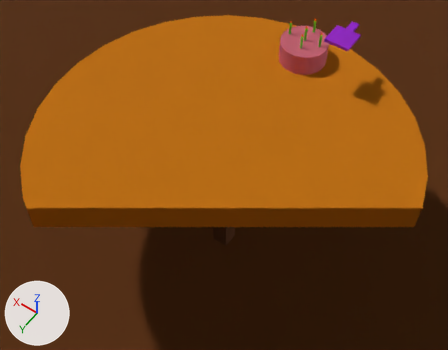
One commit to the glTF model assets/birthday.glb: the scene before it, then after it.
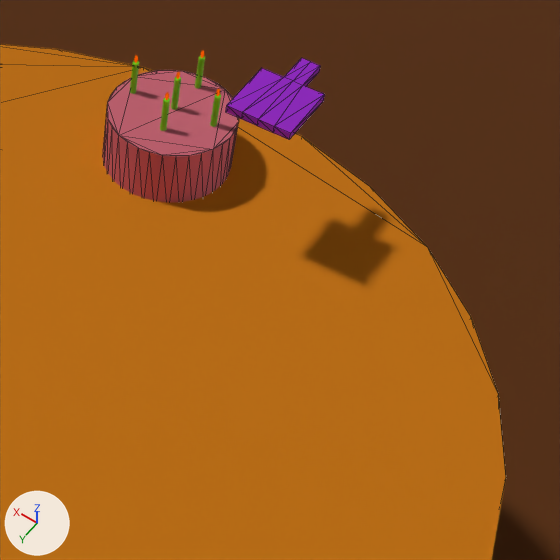
Each version is shown from a 50 mm camera at (-1.788, 2.502, 5.06) aimed at (-0.111, 0.155, 1.37), then close up on the part from 54% to 100% of the width and 0% to 59% of the height. The lights are fixed; the arrows at lower left show +X, +Y and +Z. The close-ups show mesh edges as thin lines. Everything nearer to the camera than a plane just in front of the edit is cut away. Where no turn or scale is listed for an object, it has been applied to the vertices.

Names of what the first close-up shows: 'Cake', 'Cube.002', 'Paddle', 'Table'.
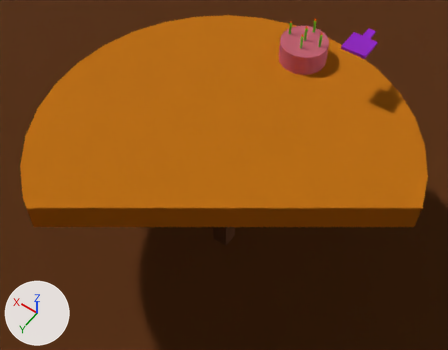
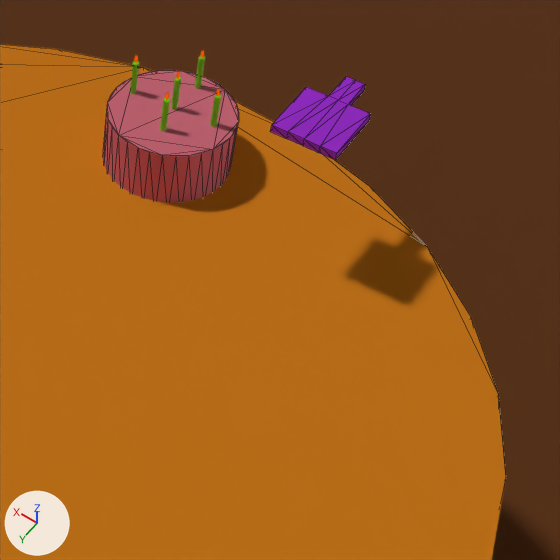
Pixel boxes [x1, y1, x2, y2] of what changed, in the close-ups (560 x 560 px):
'Paddle', moved
    before: [226, 58, 325, 140]
    after: [270, 76, 371, 160]

The change, as a list of edits to the scene's bpy script:
```text
Change ob_paddle:
    ob_paddle.location: (-0.365, -1.024, 2.006) -> (-0.507, -1.024, 2.006)
```
